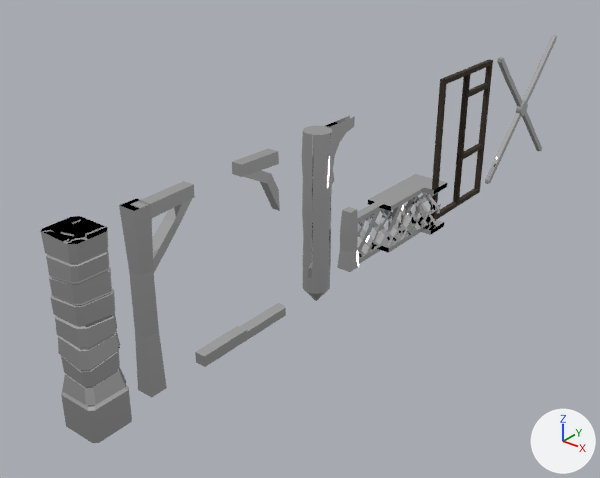
The FBX model Assets/Art/Models/Environment/Architecture/Support Beams & Pillars.fbx as it was, and as the next commit left it.
Both versions are drawn from a camera (50 mm lens) standing at (-10.89, -7.61, 7.44) and looking at (-19.93, 3.69, 0.43). Every picture has the same lights, and +X, +Y and +Z are marked at lower right. Where no turn or scale is listed for an object, it has been applied to the vertices. Vertices at the same position are counted once.

Objects in the first picture: 'Banister', 'BanisterPole', 'BanisterWide', 'BanisterWideCorner', 'FloorDivider', 'PillarStone', 'PillarWood', 'SupportBeamAttachmentArched', 'SupportBeamAttachmentStraight', 'SupportBeamVertical', 'WallWoodBracer', 'WallWoodBracerCross', 'WallWoodBracerWindow'.
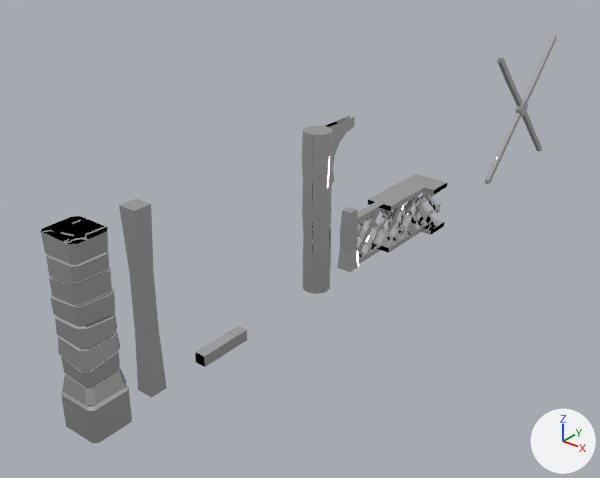
The change, as a diff of the scene's bpy script:
```diff
--- a/Assets/Art/Models/Environment/Architecture/Support Beams & Pillars.fbx.py
+++ b/Assets/Art/Models/Environment/Architecture/Support Beams & Pillars.fbx.py
@@ me_supportbeamvertical @@
 me_supportbeamvertical.from_pydata(...)  # 16 vertices, 12 faces; spans x -0.15..0.15, y -0.15..0.15, z 0.0..3.0
 # used by ob_supportbeamvertical; location = (-19.0, -1.0, 0.0)
 # verts and faces of me_supportbeamvertical; kept vertices keep their numbers, new ones are numbered from 16
 # before: 1 (0.15, 0.15, 3.0) at pixel (151, 203), 3 (0.15, -0.15, 3.0) at pixel (134, 210), 5 (-0.15, 0.15, 3.0) at pixel (136, 198), 7 (-0.15, -0.15, 3.0) at pixel (118, 205)
+# me_supportbeamvertical part 1
+faces += [(1, 5, 7, 3)]
 me_supportbeamvertical.materials.append(mat_imphenziapixpal)
@@ ob_floordivider @@
 ob_floordivider = bpy.data.objects.new('FloorDivider', me_floordivider)
-ob_floordivider.location = (-19.0, 1.5, 0.0)
+ob_floordivider.location = (-19.0, 0.5, 0.0)
@@ ob_supportbeamattachmentarched @@
-ob_supportbeamattachmentarched = bpy.data.objects.new('SupportBeamAttachmentArched', me_supportbeamattachmentarched)
-ob_supportbeamattachmentarched.location = (-19.0, 2.0, 0.0)
@@ ob_wallwoodbracer @@
-ob_wallwoodbracer = bpy.data.objects.new('WallWoodBracer', me_wallwoodbracer)
-ob_wallwoodbracer.location = (-19.0, 7.5, -0.05)
@@ ob_supportbeamattachmentstraight @@
-ob_supportbeamattachmentstraight = bpy.data.objects.new('SupportBeamAttachmentStraight', me_supportbeamattachmentstraight)
-ob_supportbeamattachmentstraight.location = (-19.0, -1.0, 0.0)
@@ ob_wallwoodbracerwindow @@
-ob_wallwoodbracerwindow = bpy.data.objects.new('WallWoodBracerWindow', me_wallwoodbracerwindow)
-ob_wallwoodbracerwindow.location = (-19.0, 8.5, -0.05)
```

What differs and where, as boxes (x1, y1, x2, y2) in the pictures (600 x 478 px):
'SupportBeamAttachmentStraight', deleted
    before: (130, 181, 195, 272)
'WallWoodBracer', deleted
    before: (430, 69, 471, 220)
'SupportBeamAttachmentArched', deleted
    before: (232, 148, 280, 211)
'WallWoodBracerWindow', deleted
    before: (458, 60, 493, 206)
'FloorDivider', moved
    before: (240, 303, 286, 340)
    after: (195, 327, 244, 367)
part 1 of me_supportbeamvertical, added
    after: (120, 199, 150, 211)
